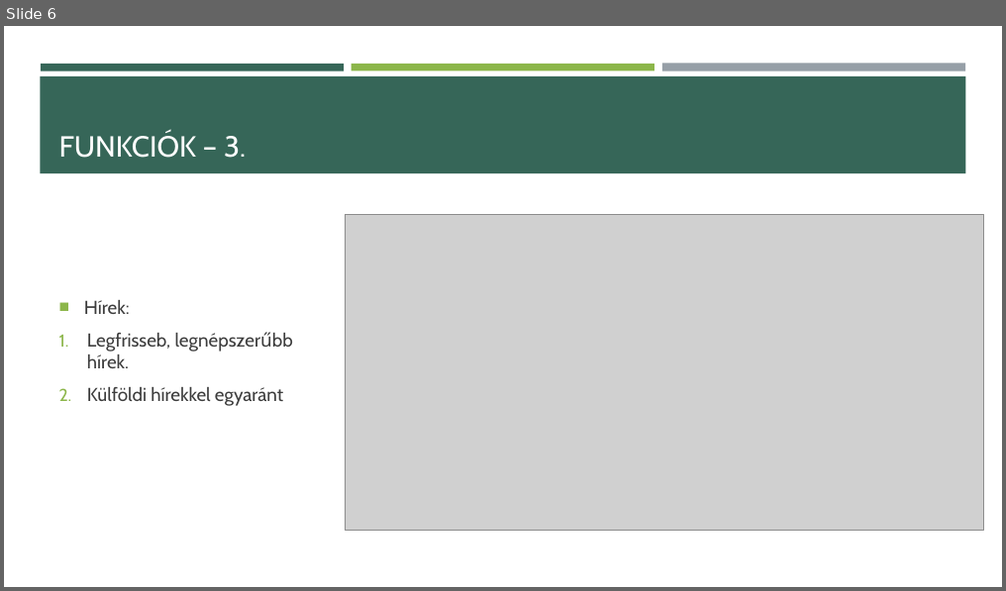
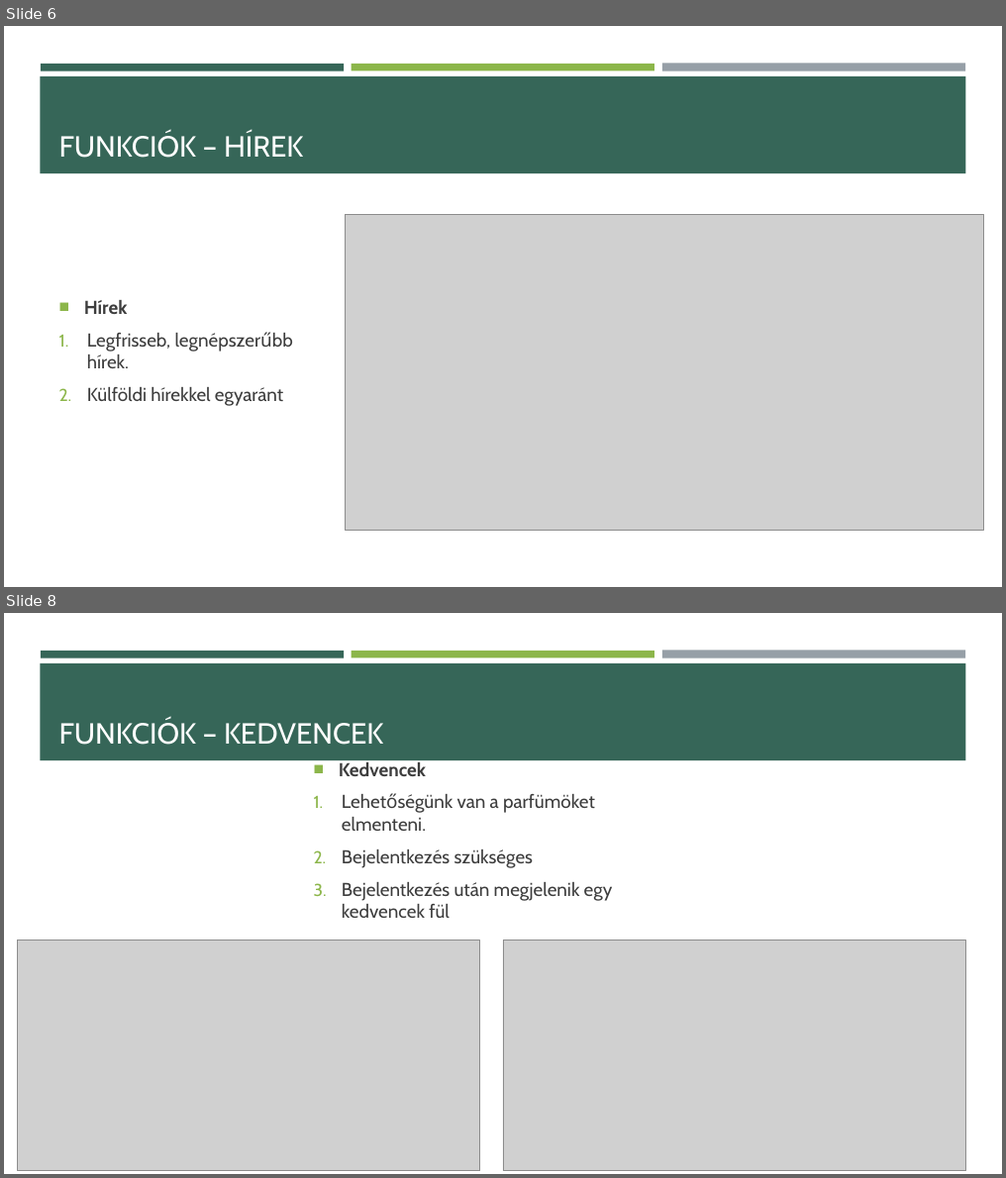
Before and after one commit to mikilaczy/Parfumvilag, a slide deck: Parfümvilág.pptx. Shown one above the other, each under a label of ours: slide 6 before the commit, slides 6 and 8 after it; the slides between them are not shown. The pictures are 1006x591 and 1006x1178 pixels, drawn with LibreOffice and Linux fonts; fonts in the diff are those of the drawing; grey boxes stand for pictures. Boxes give left, top, right and bottom in pixels: in the first picture for what was removed or moved away, otherwise in the second. Text is boxed around its words. In the diff, an @@ line names an element or a change of style, - is before the commit and + after.

```diff
--- a/Parfümvilág.pptx
+++ b/Parfümvilág.pptx
@@ slide 8 added at [4,613,1002,1174], background #FFFFFF; not listed: 4 template elements that a slide beside it also shows @@
@@ title added at [59,719,383,745], 28 pt, text #FFFFFF @@
+FUNKCIÓK – KEDVENCEK
@@ text added at [339,762,613,918], 18 pt, text #3D3D3D @@
+■ Kedvencek
+1. Lehetőségünk van a parfümöket elmenteni.
+2. Bejelentkezés szükséges
+3. Bejelentkezés után megjelenik egy kedvencek fül
@@ picture added at [18,940,481,1170] @@
@@ picture added at [503,940,966,1170] @@
@@ slide 6 changed as well @@
@@ title at [59,132,303,158]: text changed @@
-FUNKCIÓK – 3.
+FUNKCIÓK – HÍREK
@@ text at [84,300,128,314]: text changed; bold on @@
-■ Hírek:
+■ Hírek
```
Also in this commit, not shown: 5 other slides changed, 1 other slide added, 1 other file.
